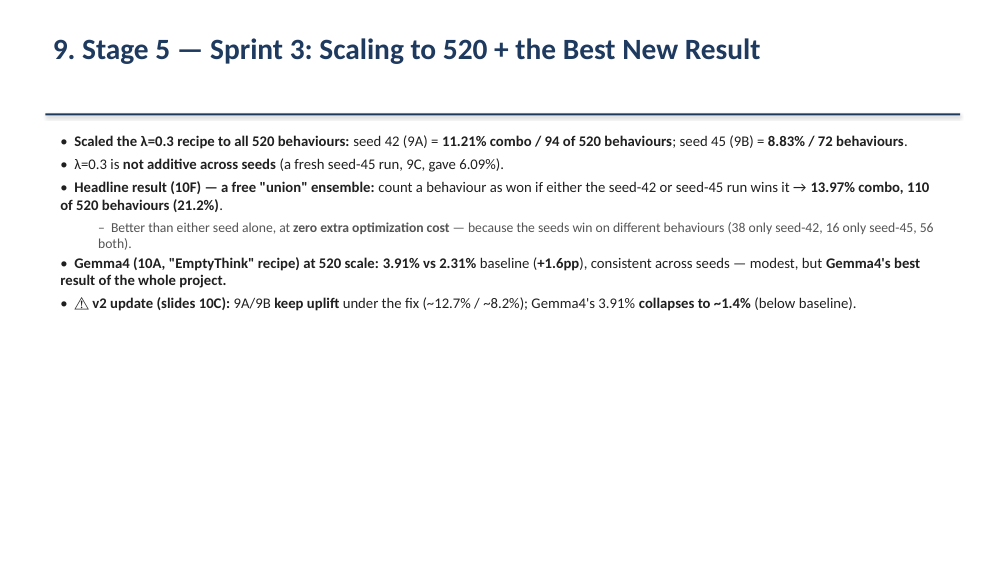
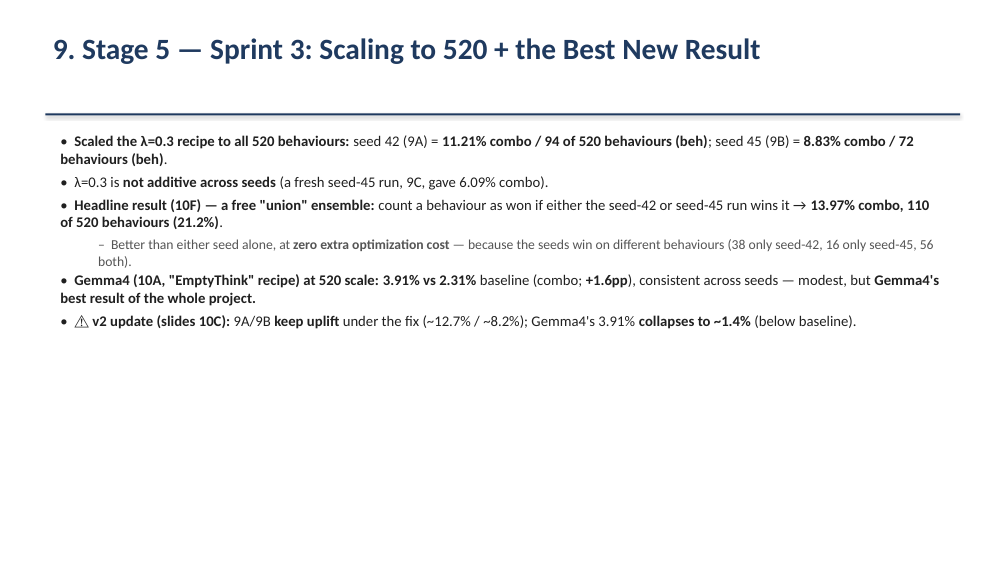
Before and after one commit to omeryosef7/teza_first_poc_with_mahmood, a slide deck: slide 14 of GCG_Summary_for_Mahmood_2026-07-19_with_examples.pptx (slide 13 before the commit). Drawn at 1008x567 pixels with LibreOffice and Linux fonts; fonts in the diff are those of the drawing. Boxes give left, top, right and bottom in pixels: in the first picture for what was removed or moved away, otherwise in the second. Text is boxed around its words. In the diff, an @@ line names an element or a change of style, - is before the commit and + after.

```diff
--- a/GCG_Summary_for_Mahmood_2026-07-19_with_examples.pptx
+++ b/GCG_Summary_for_Mahmood_2026-07-19_with_examples.pptx
@@ text at [60, 135, 914, 190]: text changed @@
-• Scaled the λ=0.3 recipe to all 520 behaviours: seed 42 (9A) = 11.21% combo / 94 of 520 behaviours; seed 45 (9B) = 8.83% / 72 behaviours.
-• λ=0.3 is not additive across seeds (a fresh seed-45 run, 9C, gave 6.09%).
+• Scaled the λ=0.3 recipe to all 520 behaviours: seed 42 (9A) = 11.21% combo / 94 of 520 behaviours (beh); seed 45 (9B) = 8.83% combo / 72 behaviours (beh).
+• λ=0.3 is not additive across seeds (a fresh seed-45 run, 9C, gave 6.09% combo).
@@ text at [60, 274, 939, 306]: text changed @@
-• Gemma4 (10A, "EmptyThink" recipe) at 520 scale: 3.91% vs 2.31% baseline (+1.6pp), consistent across seeds — modest, but Gemma4's best result of the whole project.
+• Gemma4 (10A, "EmptyThink" recipe) at 520 scale: 3.91% vs 2.31% baseline (combo; +1.6pp), consistent across seeds — modest, but Gemma4's best result of the whole project.
```
Also in this commit, not shown: 7 other slides changed, 3 slides added, 1 other file.
